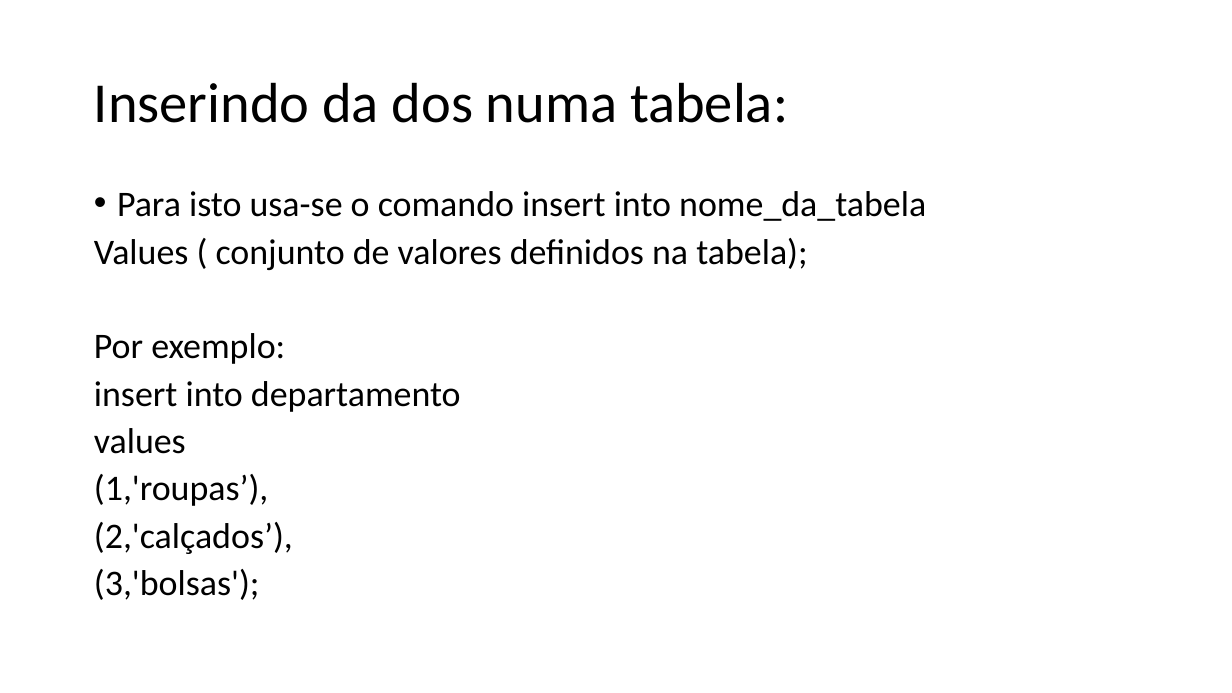
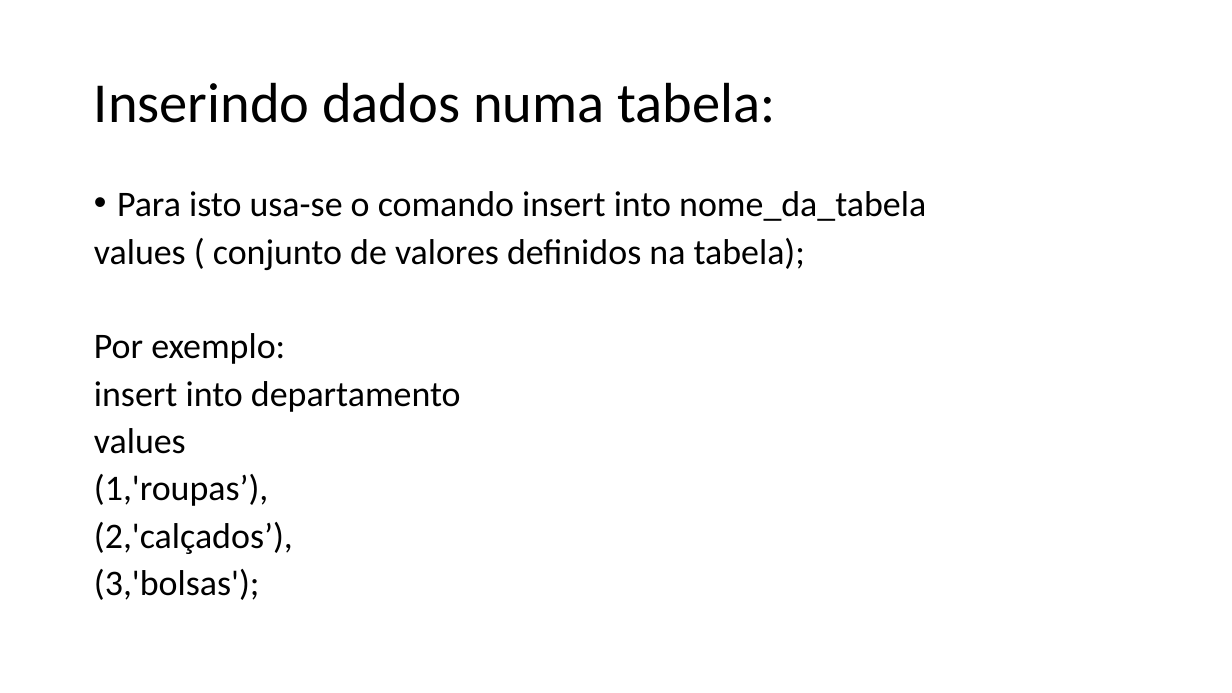
Before and after one commit to dourivaljunior/Curso-de-mySQL, a slide deck: slide 15 of Curso Dev Full Stack aula 01 sql.pptx (slide 13 before the commit). Drawn at 1232x693 pixels with LibreOffice and Linux fonts; fonts in the diff are those of the drawing. Boxes give left, top, right and bottom in pixels: in the first picture for what was removed or moved away, otherwise in the second. Text is boxed around its words. In the diff, an @@ line names an element or a change of style, - is before the commit and + after.

```diff
--- a/Curso Dev Full Stack aula 01 sql.pptx
+++ b/Curso Dev Full Stack aula 01 sql.pptx
@@ title at bbox=[94, 82, 775, 123]: spaces changed @@
-Inserindo da dos numa tabela:
+Inserindo dados numa tabela:
@@ text at bbox=[94, 238, 805, 270]: text changed @@
-Values ( conjunto de valores definidos na tabela);
+values ( conjunto de valores definidos na tabela);
```
Also in this commit, not shown: 16 other slides changed, 9 slides added, 1 slide removed, 1 other file.
